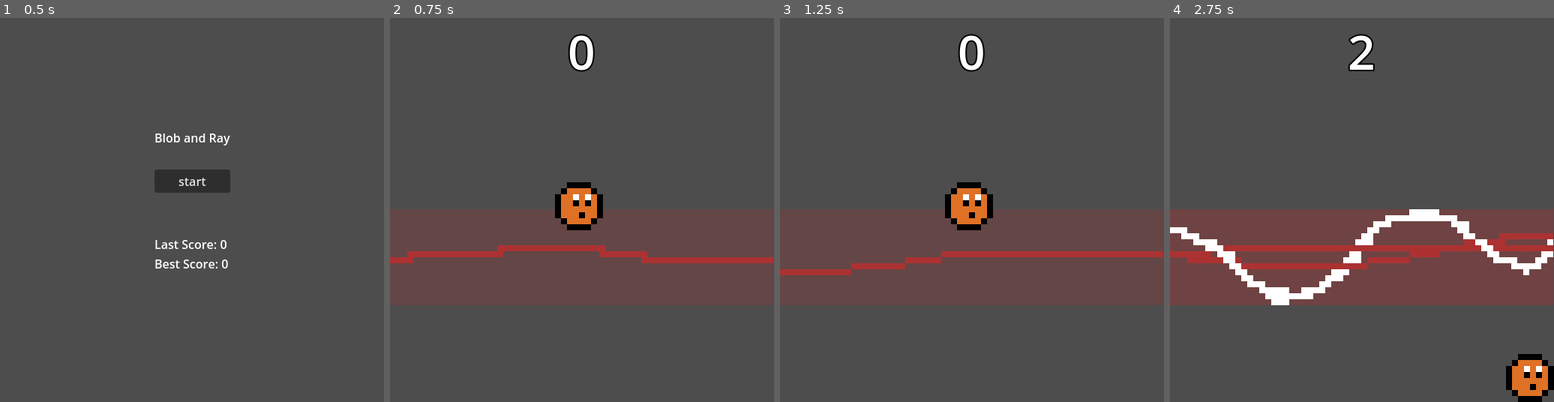
Above: before the commit, frames 1-4 (left to right).
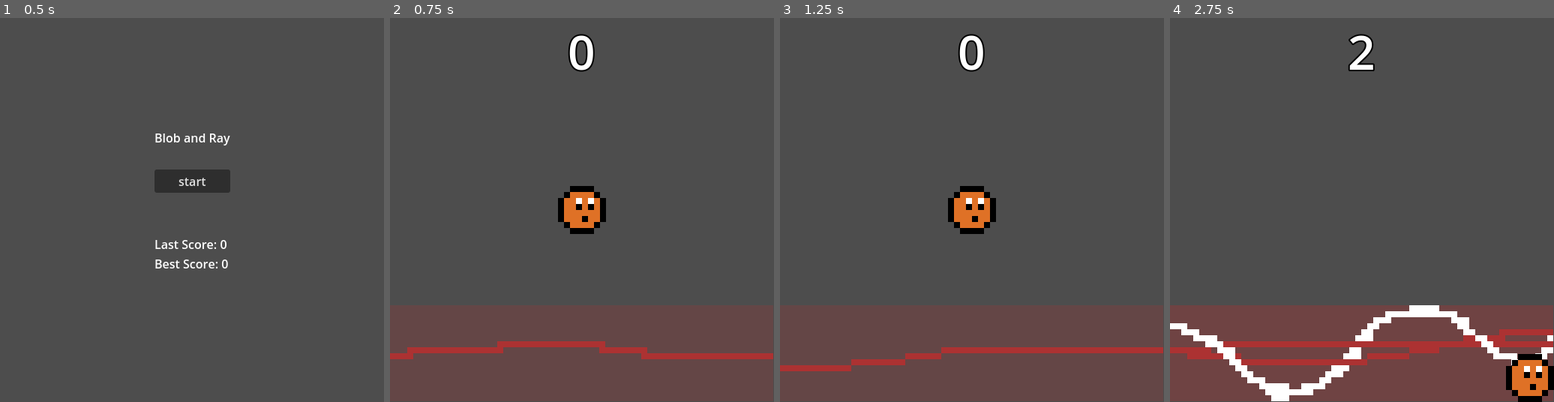
Above: after the commit, the same moments.

Repository: vhoyer/blob-and-ray
Game: Godot game, scene res://scenes/menu.tscn
The game is run twice, just before and just after one commit, with the same random seed, the same clock (stepped at 60 frames per second) and the same inputs.
Inputs:
- Up to frame 1 (0.5 s): no input
- Up to frame 2 (0.75 s): click "start" at 0.5 s
- Up to frame 3 (1.25 s): no input
- Up to frame 4 (2.75 s): hold D (right) 1.28-2.03 s; hold S (down) from 2.03 s (still down)

Frame 1 is identical in both runs. In frame 2, 4.1% of the frame differs, in the area x 0-100%, y 42-89%; in frame 3, 3.9%; in frame 4, 49%, in the area x 0-100%, y 49-100%.

Commit message:
:bug: Main scene corrupted, recreated it as game

Diff:
--- a/project.godot
+++ b/project.godot
@@ -10,7 +10,7 @@
 
 [application]
 
-config/name="less-is-more-any-jam"
+config/name="blob-and-ray"
 run/main_scene="res://scenes/menu.tscn"
 config/features=PackedStringArray("4.1", "GL Compatibility")
 config/icon="res://icon.svg"
--- /dev/null
+++ b/scenes/game.tscn
@@ -0,0 +1,18 @@
+[gd_scene load_steps=5 format=3 uid="uid://ctgn8yl52xse0"]
+
+[ext_resource type="Script" path="res://scripts/game.gd" id="1_oa515"]
+[ext_resource type="PackedScene" uid="uid://10q425wtcoe2" path="res://objects/ray_spawner.tscn" id="2_qq82w"]
+[ext_resource type="PackedScene" uid="uid://dawxw7rhoelqg" path="res://objects/player.tscn" id="3_rc5bb"]
+[ext_resource type="PackedScene" uid="uid://v4tvf0n7fq3o" path="res://objects/points_display.tscn" id="4_btrfw"]
+
+[node name="game" type="Node2D"]
+script = ExtResource("1_oa515")
+
+[node name="ray_spawner" parent="." instance=ExtResource("2_qq82w")]
+
+[node name="Player" parent="." instance=ExtResource("3_rc5bb")]
+position = Vector2(256, 256)
+
+[node name="points_display" parent="." instance=ExtResource("4_btrfw")]
+
+[connection signal="game_over" from="Player" to="." method="_on_player_game_over"]
--- a/scenes/main.tscn
+++ /dev/null
@@ -1,18 +0,0 @@
-[gd_scene load_steps=5 format=3 uid="uid://v3iuntjpehvb"]
-
-[ext_resource type="Script" path="res://scripts/main.gd" id="1_72gd5"]
-[ext_resource type="PackedScene" uid="uid://dawxw7rhoelqg" path="res://objects/player.tscn" id="1_gw5b1"]
-[ext_resource type="PackedScene" uid="uid://10q425wtcoe2" path="res://objects/ray_spawner.tscn" id="1_tb0gu"]
-[ext_resource type="PackedScene" uid="uid://v4tvf0n7fq3o" path="res://objects/points_display.tscn" id="4_hehlk"]
-
-[node name="main" type="Node2D"]
-script = ExtResource("1_72gd5")
-
-[node name="ray_spawner" parent="." instance=ExtResource("1_tb0gu")]
-
-[node name="Player" parent="." instance=ExtResource("1_gw5b1")]
-position = Vector2(252, 251)
-
-[node name="points_display" parent="." instance=ExtResource("4_hehlk")]
-
-[connection signal="game_over" from="Player" to="." method="_on_player_game_over"]
--- a/scenes/menu.tscn
+++ b/scenes/menu.tscn
@@ -1,11 +1,9 @@
-[gd_scene load_steps=3 format=3 uid="uid://dymbpk20wjvhu"]
+[gd_scene load_steps=2 format=3 uid="uid://dymbpk20wjvhu"]
 
 [ext_resource type="Script" path="res://scripts/menu.gd" id="1_kflwy"]
-[ext_resource type="PackedScene" uid="uid://v3iuntjpehvb" path="res://scenes/main.tscn" id="2_h3hij"]
 
 [node name="menu" type="Node2D"]
 script = ExtResource("1_kflwy")
-main = ExtResource("2_h3hij")
 
 [node name="CanvasLayer" type="CanvasLayer" parent="."]
 
--- a/scripts/menu.gd
+++ b/scripts/menu.gd
@@ -1,14 +1,12 @@
 extends Node2D
 class_name Menu
-
-@export var main: PackedScene
 
 var best_score: int = 0
 var last_score: int = 0
 
 func _on_button_pressed():
 	$CanvasLayer.visible = false
-	var scene = preload("res://scenes/main.tscn").instantiate()
+	var scene = preload("res://scenes/game.tscn").instantiate()
 	add_child(scene)
 
 func end_screen(score):
Renamed: scripts/main.gd -> scripts/game.gd
